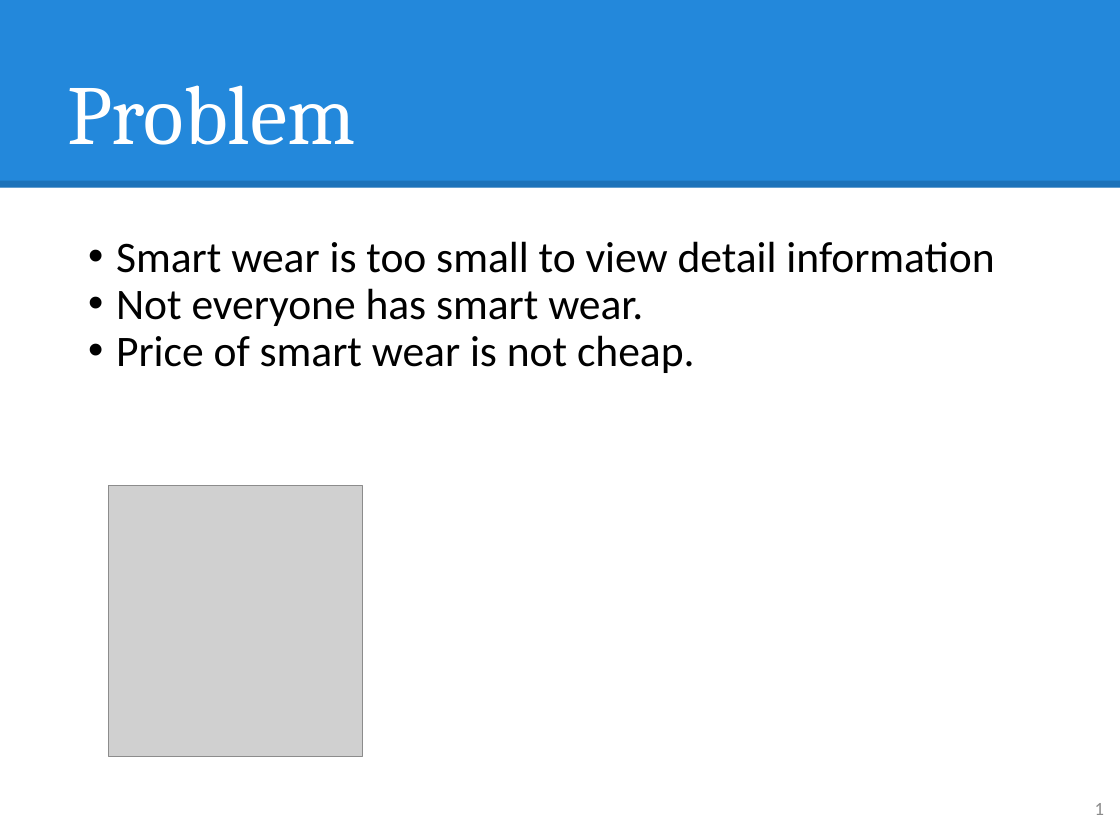
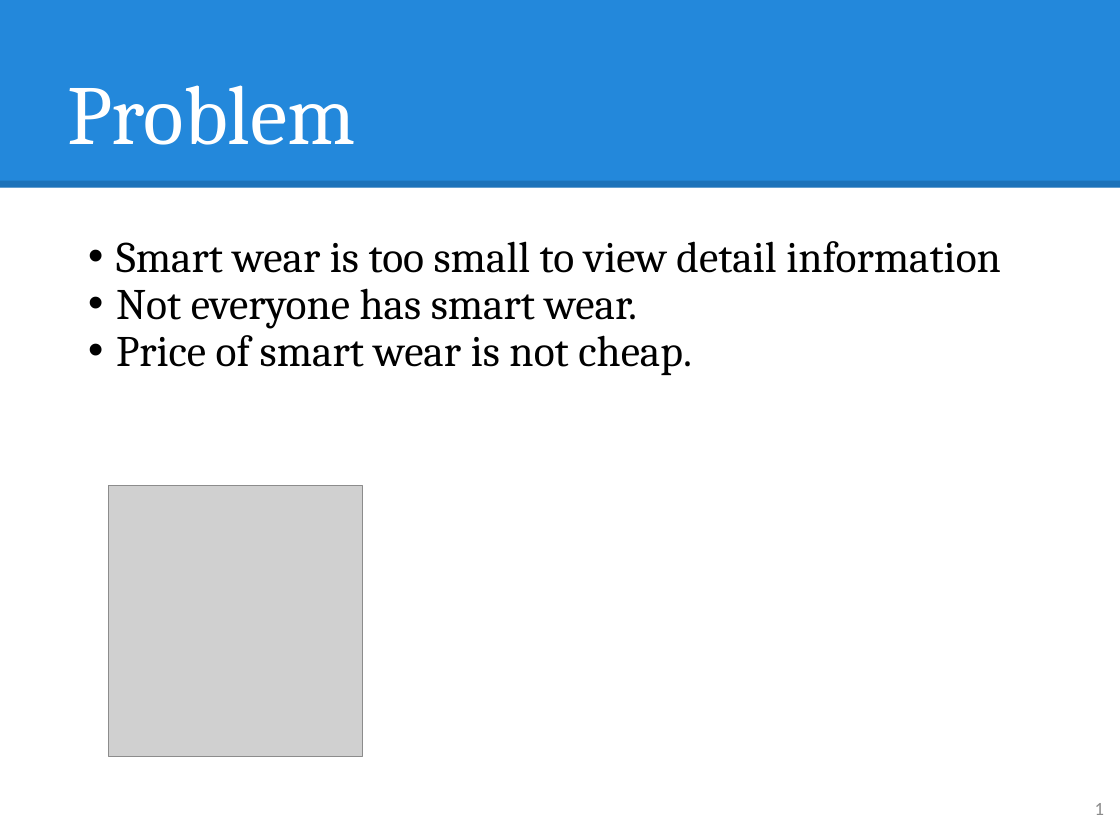
Before and after one commit to hqt/street-router, a slide deck: slide 1 of Document/presentation/nam/8 voice notify.pptx. Drawn at 1120x840 pixels with LibreOffice and Linux fonts; fonts in the diff are those of the drawing; grey boxes stand for pictures. Boxes give left, top, right and bottom in pixels: in the first picture for what was removed or moved away, otherwise in the second. Text is boxed around its words. In the diff, an @@ line names an element or a change of style, - is before the commit and + after.

```diff
--- a/Document/presentation/nam/8 voice notify.pptx
+++ b/Document/presentation/nam/8 voice notify.pptx
@@ text "Smart wear is too small ..." at [116,241,1001,375]: font Calibri to Cambria @@
```
Also in this commit, not shown: 1 other slide changed, 4 other files.
